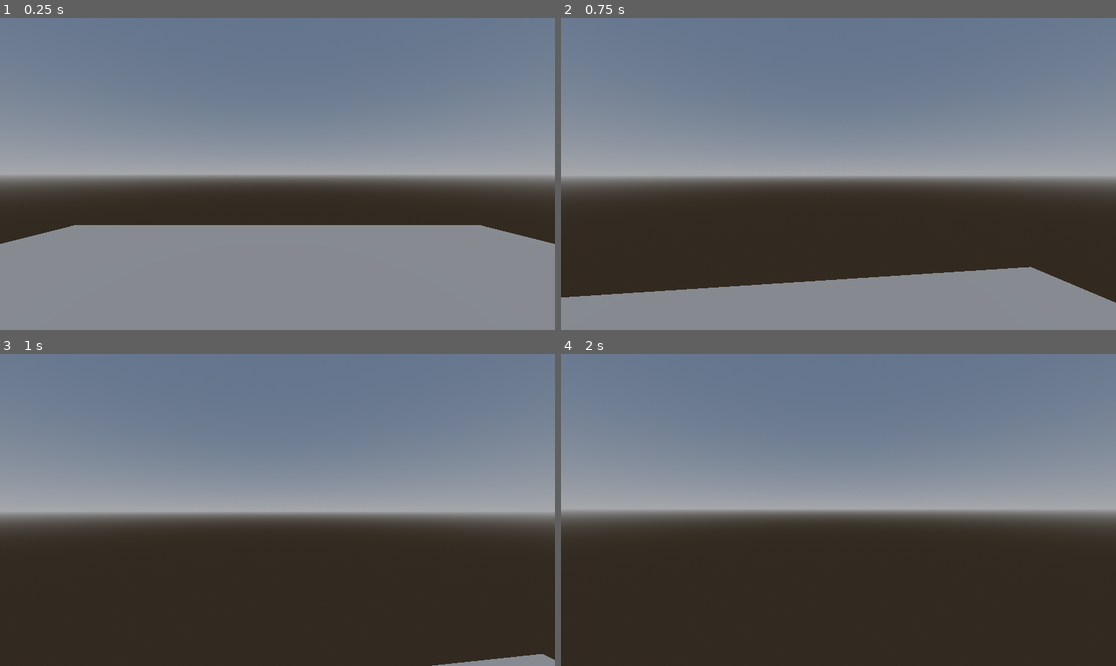
Above: before the commit, frames 1-4 (two rows, left to right).
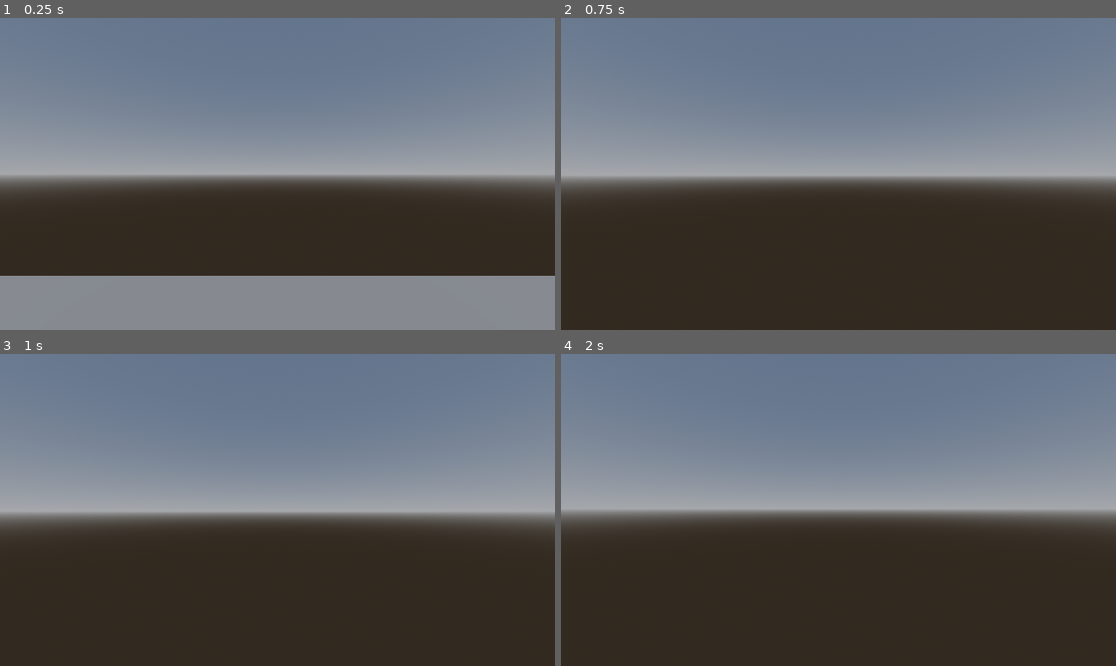
Above: after the commit, the same moments.

Repository: joao-pedro-gms/WatchOutHost
Game: Godot game, scene res://room.tscn
Same seed, same stepped clock (60 frames per second), same inputs: the game is played once before the commit and once after it.
Inputs (mouse positions are in pixels of both pictures, inside the frame that each line leads up to):
- Up to frame 1 (0.25 s): no input
- Up to frame 2 (0.75 s): tap Enter (ui_accept) at 0.5 s; move the mouse to (866, 174) at 0.52 s; hold W (forward) from 0.53 s (still down)
- Up to frame 3 (1 s): keep holding W (forward); tap Enter (ui_accept) at 0.77 s
- Up to frame 4 (2 s): keep holding W (forward); move the mouse to (810, 510) at 1.27 s; tap Enter (ui_accept) at 1.52 s

The runs differ from the first frame. In frame 1, 15% of the frame differs, in the area x 0-100%, y 66-83%; in frame 2, 15%; in frame 3, 0.5%; in frame 4, nothing differs.

Commit message:
Esboço do quarto no formato .glb

Diff:
--- a/room.tscn
+++ b/room.tscn
@@ -1,12 +1,13 @@
-[gd_scene load_steps=9 format=3 uid="uid://t0hkcdu8glba"]
+[gd_scene load_steps=10 format=3 uid="uid://t0hkcdu8glba"]
 
 [ext_resource type="Script" uid="uid://ca6l3llv3pkdo" path="res://Scripts/playerMovement.gd" id="1_88gup"]
+[ext_resource type="PackedScene" uid="uid://fv0trqxi41yx" path="res://Models/Room.glb" id="2_bisa2"]
 
 [sub_resource type="BoxMesh" id="BoxMesh_v321d"]
-size = Vector3(10, 0, 10)
+size = Vector3(20, 0, 20)
 
 [sub_resource type="BoxShape3D" id="BoxShape3D_88gup"]
-size = Vector3(10, 0, 10)
+size = Vector3(20, 0, 20)
 
 [sub_resource type="CapsuleMesh" id="CapsuleMesh_bisa2"]
 radius = 0.3
@@ -25,7 +26,7 @@
 background_mode = 2
 sky = SubResource("Sky_bisa2")
 
-[node name="Room" type="Node3D"]
+[node name="Map" type="Node3D"]
 
 [node name="floor" type="StaticBody3D" parent="."]
 
@@ -36,6 +37,7 @@
 shape = SubResource("BoxShape3D_88gup")
 
 [node name="Player" type="CharacterBody3D" parent="."]
+transform = Transform3D(1, 0, 0, 0, 1, 0, 0, 0, 1, 1.5727229, 0, -7.4781427)
 script = ExtResource("1_88gup")
 
 [node name="playerMesh" type="MeshInstance3D" parent="Player"]
@@ -54,3 +56,6 @@
 
 [node name="DirectionalLight3D" type="DirectionalLight3D" parent="."]
 transform = Transform3D(1, 0, 0, 0, 0.739185, 0.673503, 0, -0.673503, 0.739185, 0, 12.4372, 7.23892)
+
+[node name="Room" parent="." instance=ExtResource("2_bisa2")]
+transform = Transform3D(1, 0, 0, 0, 1, 0, 0, 0, 1, 0.9296634, 1.75, -0.9804945)
Binary file added: Models/Room.glb
Not shown, added: Models/Room.glb.import
